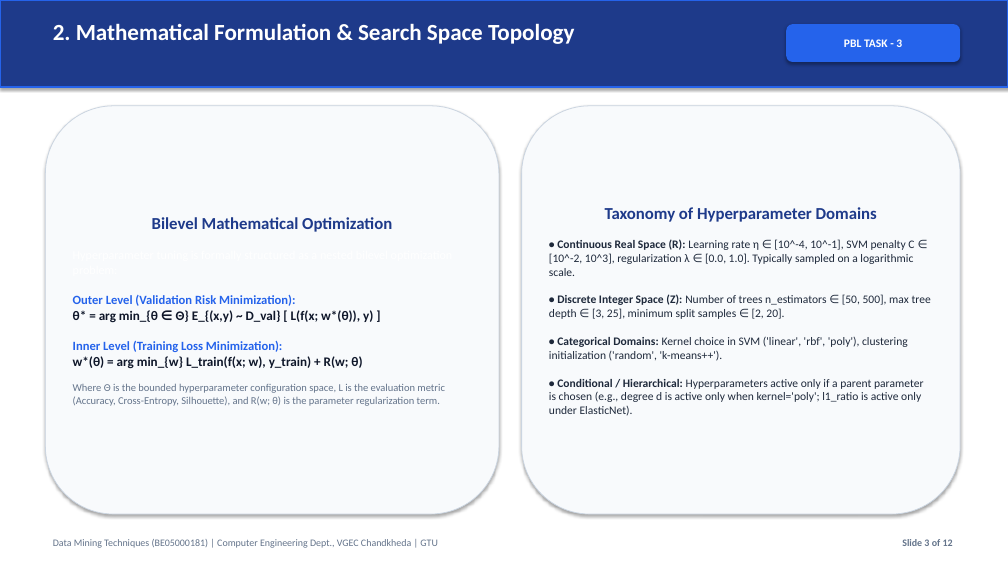
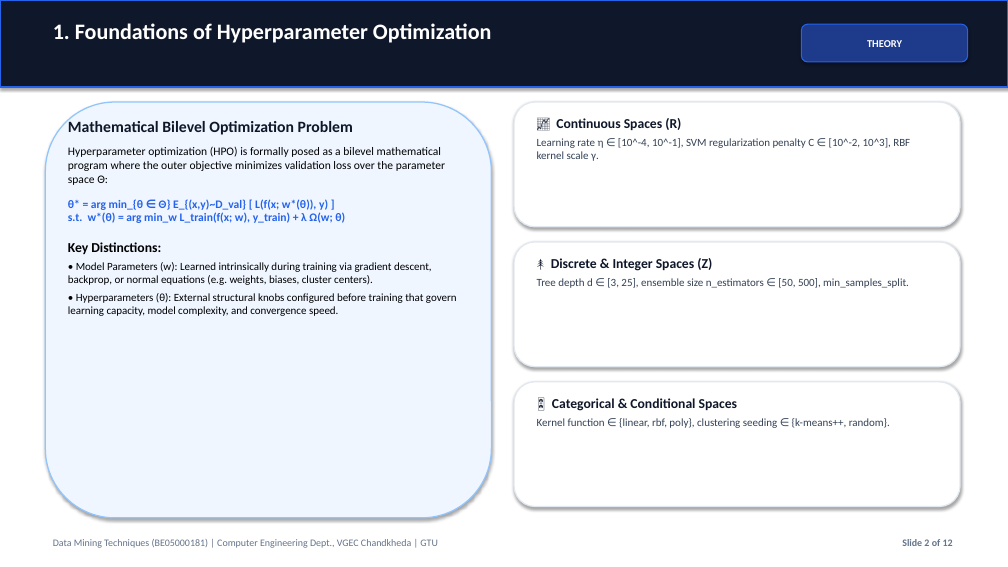
Before and after one commit to ridhamgohel2007-cmyk/MovieMine, a slide deck: slide 2 of pbl3_poster/Hyperparameter_Tuning_PBL3_Presentation.pptx (slide 3 before the commit). Drawn at 1008x567 pixels with LibreOffice and Linux fonts; fonts in the diff are those of the drawing. Boxes give left, top, right and bottom in pixels: in the first picture for what was removed or moved away, otherwise in the second. Text is boxed around its words. In the diff, an @@ line names an element or a change of style, - is before the commit and + after.

Commit message:
Enhance PBL-3 poster to high-density A0 landscape, update PPT with multi-color theme, and fix User Distribution chart readability

```diff
--- a/pbl3_poster/Hyperparameter_Tuning_PBL3_Presentation.pptx
+++ b/pbl3_poster/Hyperparameter_Tuning_PBL3_Presentation.pptx
@@ rectangle at <box>0,0,1008,87</box>: fill #1E3A8A to #0F172A @@
@@ text at <box>53,23,492,43</box>: text changed; size 22 to 21 pt @@
-2. Mathematical Formulation & Search Space Topology
+1. Foundations of Hyperparameter Optimization
@@ rounded rectangle "THEORY": place and size @@
-rounded rectangle "THEORY" at <box>786,24,960,62</box>
+rounded rectangle "THEORY" at <box>802,24,968,62</box>
@@ rounded rectangle "THEORY" at <box>802,24,968,62</box>: fill #2563EB to #1E3A8A; outline none to #2563EB 1 pt @@
@@ text in rounded rectangle at <box>867,40,902,47</box>: text changed; size 11 to 10 pt @@
-PBL TASK - 3
+THEORY
@@ rounded rectangle: place and size @@
-rounded rectangle at <box>45,106,499,514</box>
+rounded rectangle at <box>45,102,492,518</box>
@@ rounded rectangle at <box>45,102,492,518</box>: fill #F8FAFC to #EFF6FF; outline #CBD5E1 0.75 pt to #93C5FD 1.2 pt @@
@@ text added at <box>68,119,457,316</box>, 10.5 pt, text #000000 @@
+Mathematical Bilevel Optimization Problem
+Hyperparameter optimization (HPO) is formally posed as a bilevel mathematical program where the outer objective minimizes validation loss over the parameter space Θ:
+θ* = arg min_{θ ∈ Θ} E_{(x,y)~D_val} [ L(f(x; w*(θ)), y) ]
+s.t. w*(θ) = arg min_w L_train(f(x; w), y_train) + λ Ω(w; θ)
+Key Distinctions:
+• Model Parameters (w): Learned intrinsically during training via gradient descent, backprop, or normal equations (e.g. weights, biases, cluster centers).
+• Hyperparameters (θ): External structural knobs configured before training that govern learning capacity, model complexity, and convergence speed.
@@ rounded rectangle added at <box>514,102,960,227</box>, fill #FFFFFF, outline #E2E8F0 1.2 pt @@
@@ rounded rectangle removed at <box>522,106,960,514</box> @@
-Taxonomy of Hyperparameter Domains
-• Continuous Real Space (R): Learning rate η ∈ [10^-4, 10^-1], SVM penalty C ∈ [10^-2, 10^3], regularization λ ∈ [0.0, 1.0]. Typically sampled on a logarithmic scale.
-• Discrete Integer Space (Z): Number of trees n_estimators ∈ [50, 500], max tree depth ∈ [3, 25], minimum split samples ∈ [2, 20].
-• Categorical Domains: Kernel choice in SVM ('linear', 'rbf', 'poly'), clustering initialization ('random', 'k-means++').
-• Conditional / Hierarchical: Hyperparameters active only if a parent parameter is chosen (e.g., degree d is active only when kernel='poly'; l1_ratio is active only under ElasticNet).
@@ text added at <box>537,118,910,161</box>, 10.5 pt, text #334155 @@
+📈 Continuous Spaces (R)
+Learning rate η ∈ [10^-4, 10^-1], SVM regularization penalty C ∈ [10^-2, 10^3], RBF kernel scale γ.
@@ text in rounded rectangle at <box>73,217,444,406</box>: text removed @@
-Bilevel Mathematical Optimization
-Hyperparameter tuning is formally structured as a nested bilevel optimization problem:
-Outer Level (Validation Risk Minimization):
-θ* = arg min_{θ ∈ Θ} E_{(x,y) ~ D_val} [ L(f(x; w*(θ)), y) ]
-Inner Level (Training Loss Minimization):
-w*(θ) = arg min_{w} L_train(f(x; w), y_train) + R(w; θ)
-Where Θ is the bounded hyperparameter configuration space, L is the evaluation metric (Accuracy, Cross-Entropy, Silhouette), and R(w; θ) is the parameter regularization term.
@@ rounded rectangle added at <box>514,242,960,367</box>, fill #FFFFFF, outline #E2E8F0 1.2 pt @@
@@ text added at <box>537,258,909,288</box>, 10.5 pt, text #334155 @@
+🌲 Discrete & Integer Spaces (Z)
+Tree depth d ∈ [3, 25], ensemble size n_estimators ∈ [50, 500], min_samples_split.
@@ rounded rectangle added at <box>514,382,960,507</box>, fill #FFFFFF, outline #E2E8F0 1.2 pt @@
@@ text added at <box>537,398,890,428</box>, 10.5 pt, text #334155 @@
+🎛️ Categorical & Conditional Spaces
+Kernel function ∈ {linear, rbf, poly}, clustering seeding ∈ {k-means++, random}.
```
Also in this commit, not shown: 2 other slides changed, 9 slides added, 9 slides removed, 15 other files.
